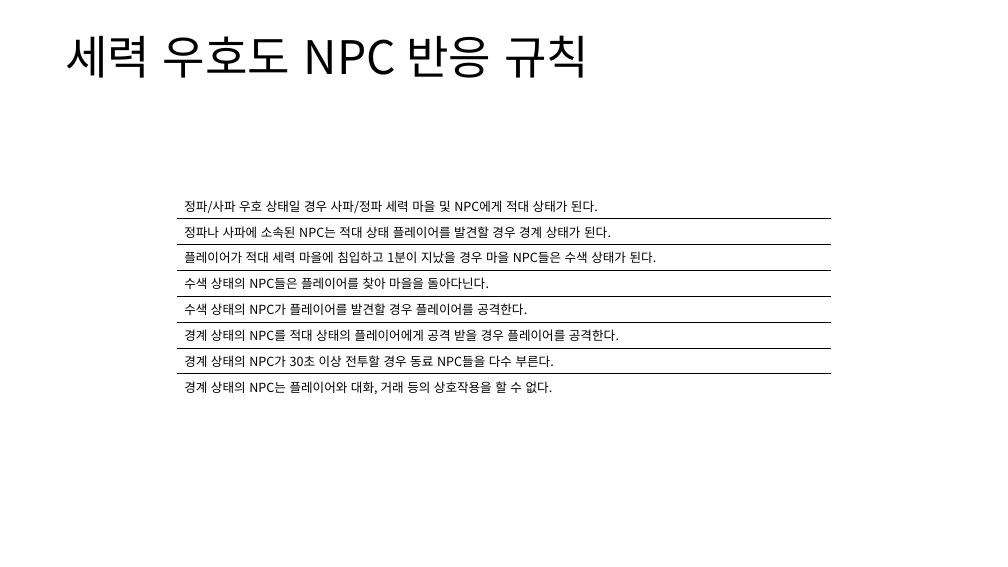
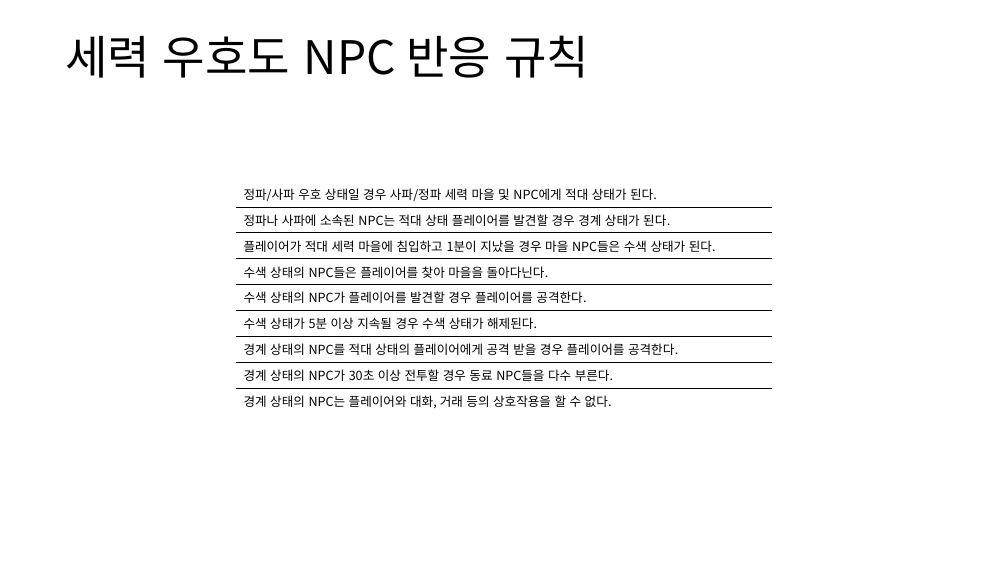
Before and after one commit to yjk0401/unityenginebasic_9th, a slide deck: slide 7 of 기획/방랑엽사전/세력 시스템 기획서.pptx. Drawn at 1008x567 pixels with LibreOffice and Linux fonts; fonts in the diff are those of the drawing. Boxes give left, top, right and bottom in pixels: in the first picture for what was removed or moved away, otherwise in the second. Text is boxed around its words. In the diff, an @@ line names an element or a change of style, - is before the commit and + after.

```diff
--- a/기획/방랑엽사전/세력 시스템 기획서.pptx
+++ b/기획/방랑엽사전/세력 시스템 기획서.pptx
@@ table at [236, 181, 772, 412] @@
+row 6: 수색 상태가 5분 이상 지속될 경우 수색 상태가 해제된다.
@@ table: place and size @@
-table at [177, 193, 832, 398]
+table at [236, 181, 772, 412]
```
Also in this commit, not shown: 2 other slides changed, 4 slides added, 3 other files.
